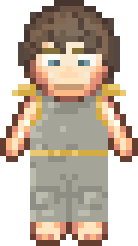
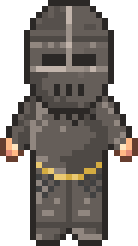
The second 138 × 246 image is a revision of the first. Changes to its layers:
added layer "Layer 2" above "outline" over [24, 0, 114, 126]
added layer "outline" above "Layer 1" over [6, 96, 132, 246]
painted on "Layer 1" over [6, 84, 132, 246]
painted on "Layer 0", masked it over [6, 0, 132, 246]
